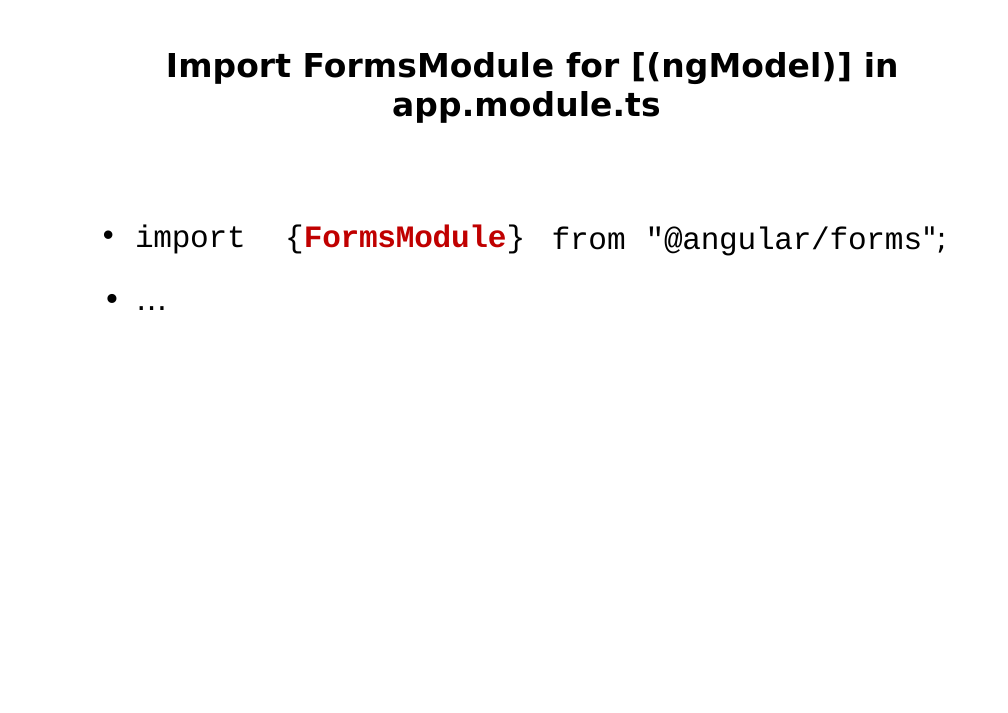
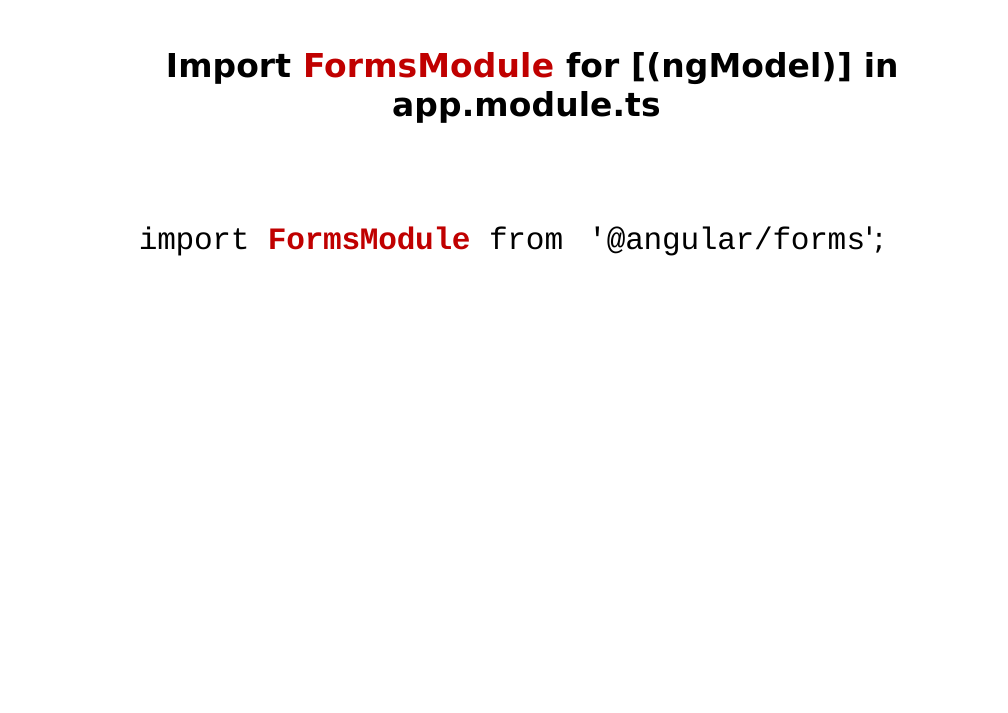
Before and after one commit to petereijgermans11/workshop-angular13, a slide deck: slide 37 of PPT/02- Angular Databinding.pptx. Drawn at 1008x713 pixels with LibreOffice and Linux fonts; fonts in the diff are those of the drawing. Boxes give left, top, right and bottom in pixels: in the first picture for what was removed or moved away, otherwise in the second. Text is boxed around its words. In the diff, an @@ line names an element or a change of style, - is before the commit and + after.

```diff
--- a/PPT/02- Angular Databinding.pptx
+++ b/PPT/02- Angular Databinding.pptx
@@ title "Import FormsModule for [(ngModel)] in ..." at (x1=166, y1=52, x2=899, y2=123): text colour #000000 to #C00000 in "FormsModule" @@
@@ text removed at (x1=135, y1=224, x2=246, y2=254) @@
-• import
-• …
@@ text at (x1=139, y1=226, x2=884, y2=256): text changed @@
-from "@angular/forms";
+import FormsModule from '@angular/forms';
@@ text removed at (x1=285, y1=225, x2=525, y2=254) @@
-{FormsModule}
```
Also in this commit, not shown: 13 other slides changed, 1 other file.
